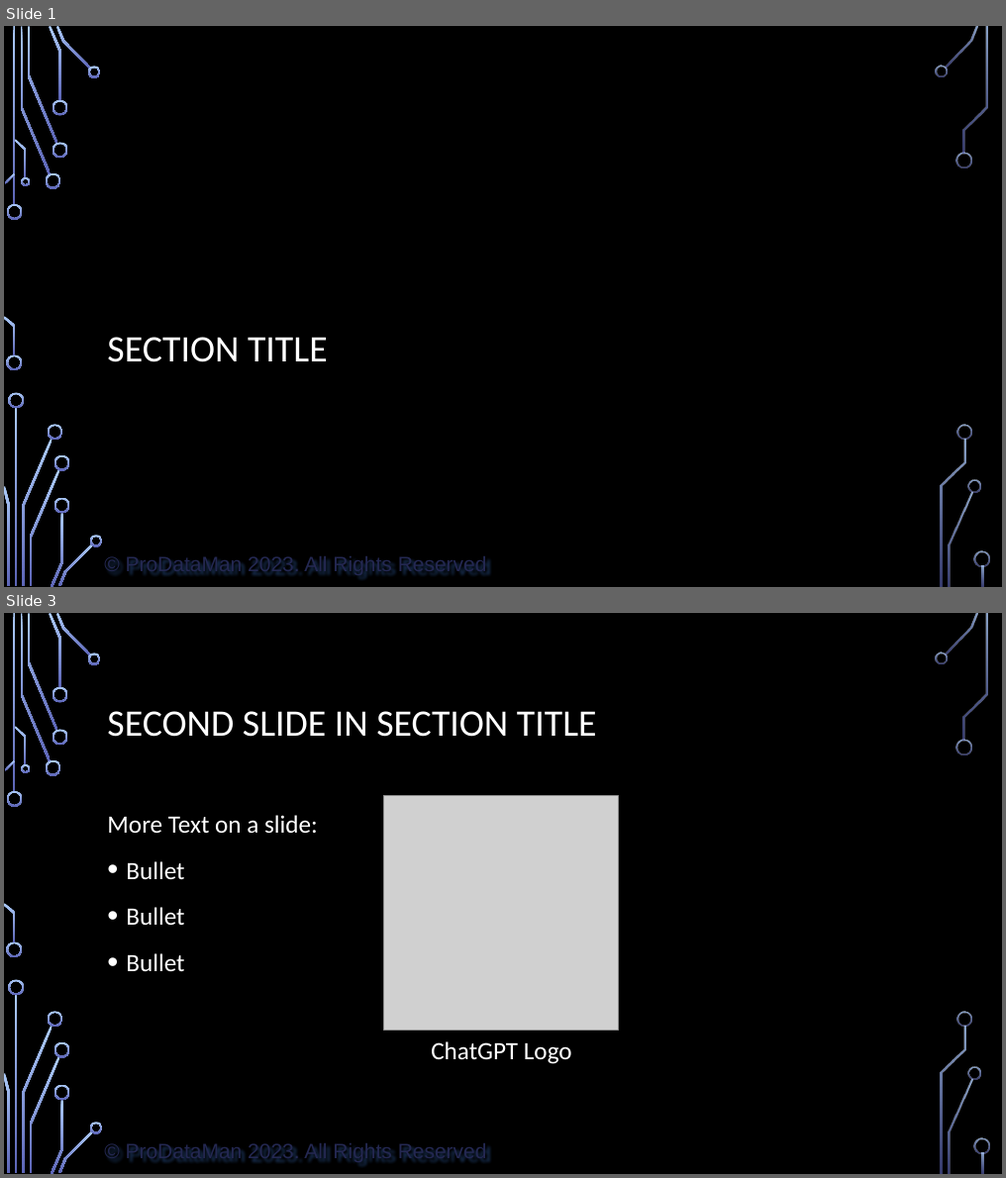
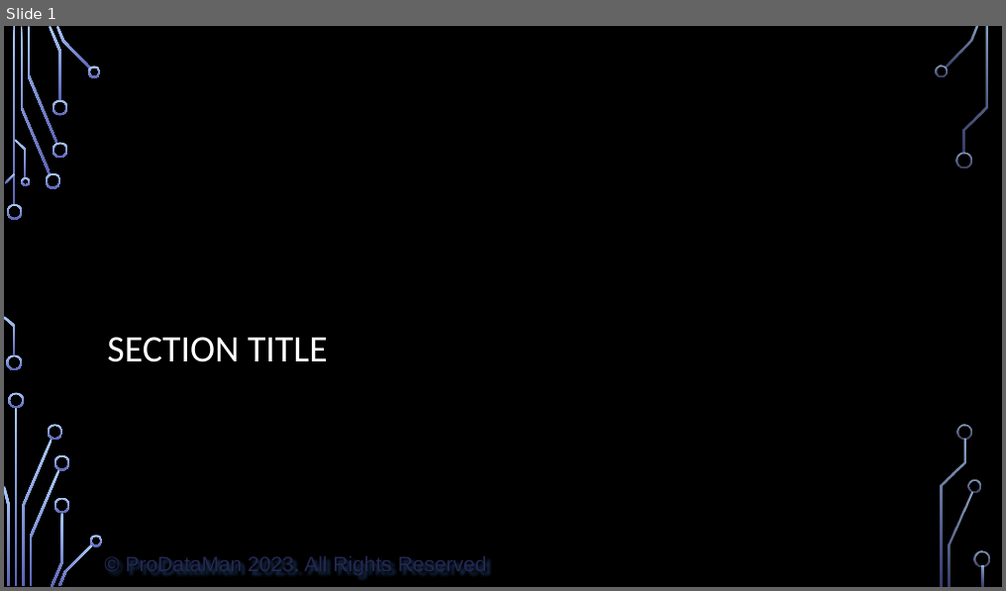
Before and after one commit to ProDataMan/Course-Outlines, a slide deck: Sample PowerPoint with Notes.pptx. Shown one above the other, each under a label of ours: slides 1 and 3 before the commit, slide 1 after it; the slides between them are not shown. The pictures are 1006x1178 and 1006x591 pixels, drawn with LibreOffice and Linux fonts; fonts in the diff are those of the drawing; grey boxes stand for pictures; background and template pictures are left out. Boxes give left, top, right and bottom in pixels: in the first picture for what was removed or moved away, otherwise in the second. Text is boxed around its words. In the diff, an @@ line names an element or a change of style, - is before the commit and + after.

```diff
--- a/Sample PowerPoint with Notes.pptx
+++ b/Sample PowerPoint with Notes.pptx
@@ slide 3 removed at [4, 613, 1002, 1174], background picture (left out); not listed: 37 template elements that a slide beside it also shows @@
@@ title removed at [107, 711, 597, 737] @@
-SECOND SLIDE IN SECTION TITLE
@@ text removed at [107, 815, 318, 972] @@
-More Text on a slide:
-• Bullet
-• Bullet
-• Bullet
@@ picture removed at [384, 795, 619, 1030] @@
@@ text removed at [431, 1042, 572, 1064] @@
-ChatGPT Logo
```
Also in this commit, not shown: 1 slide changed, 21 slides added, 3 other slides removed, 3 other files.
